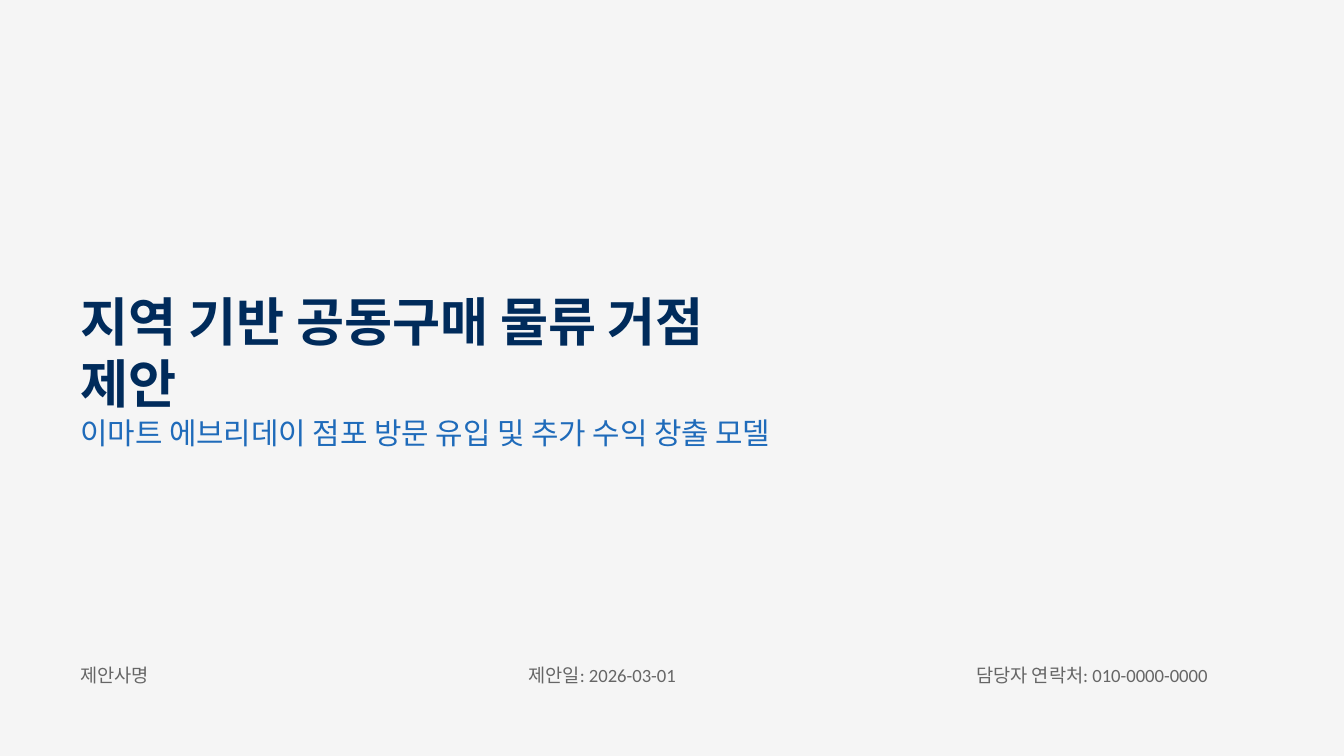
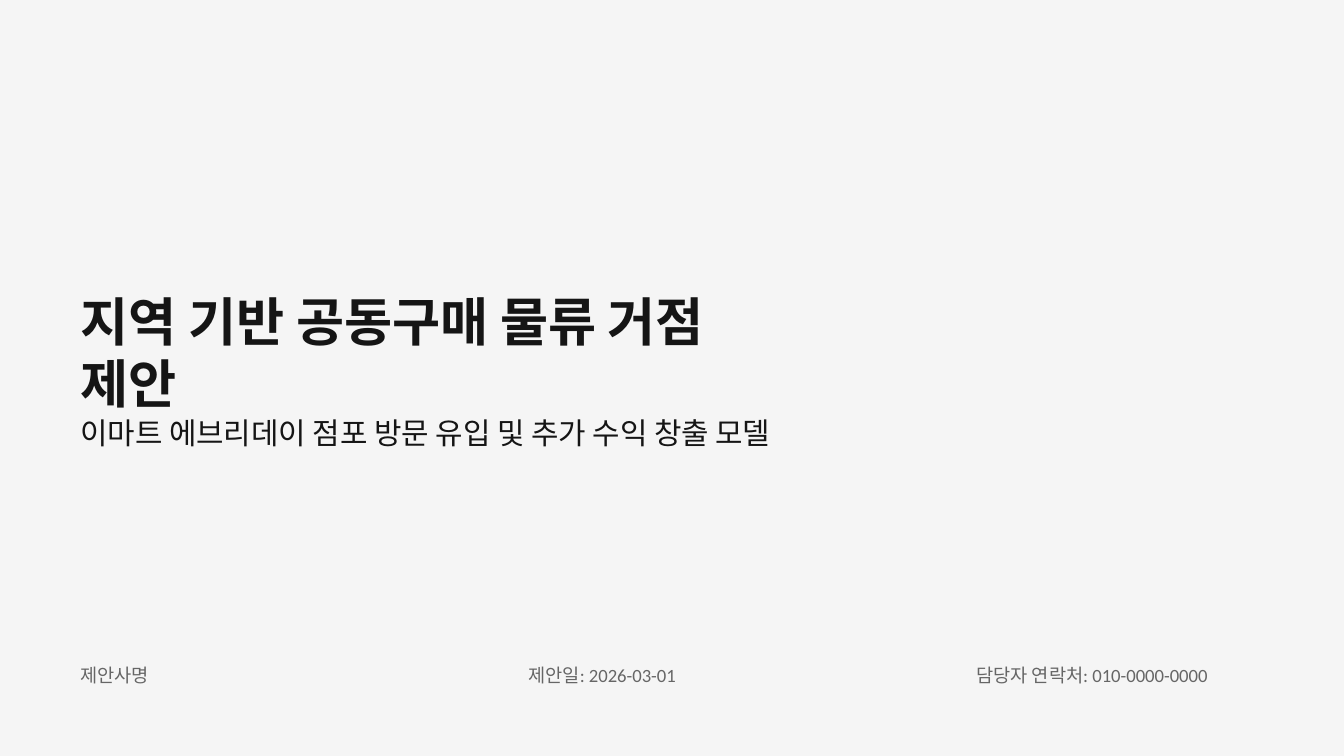
Before and after one commit to dhch777-maker/gagyebu, a slide deck: slide 1 of EMART/이마트에브리데이_사업제안서_v3_260301.pptx. Drawn at 1344x756 pixels with LibreOffice and Linux fonts; fonts in the diff are those of the drawing. Boxes give left, top, right and bottom in pixels: in the first picture for what was removed or moved away, otherwise in the second. Text is boxed around its words. In the diff, an @@ line names an element or a change of style, - is before the commit and + after.

```diff
--- a/EMART/이마트에브리데이_사업제안서_v3_260301.pptx
+++ b/EMART/이마트에브리데이_사업제안서_v3_260301.pptx
@@ text "지역 기반 공동구매 물류 거점 ..." at [80,297,771,447]: text colour #002B5B to #151515 in "지역 기반 공동구매 물류 거점 제안"; text colour #1F6BBA to #151515 in "이마트 에브리데이 점포 방문 유입 및 추가 ..." @@
```
Also in this commit, not shown: 13 other slides changed, 2 other files.
